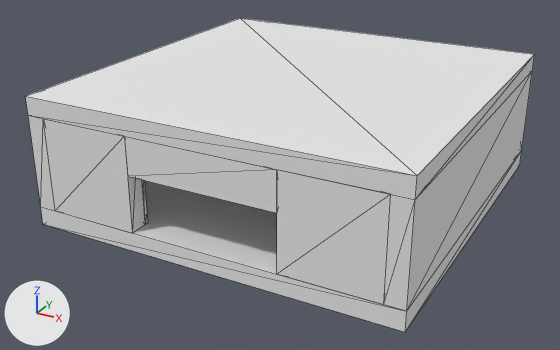
Two versions of the FBX model Assets/Models/Rooms/GenericRoom0.fbx, one commit apart.
Before and after are seen from a camera (50 mm lens) standing at (0.183, -0.358, 0.177) and looking at (-0.006, -0.014, 0.005). The lights are fixed; the arrows at lower left show +X, +Y and +Z. Mesh edges are drawn as thin lines. Where no turn or scale is listed for an object, it has been applied to the vertices. Vertices at the same position are counted once.

The first picture shows 'GenericRoom0Object'.
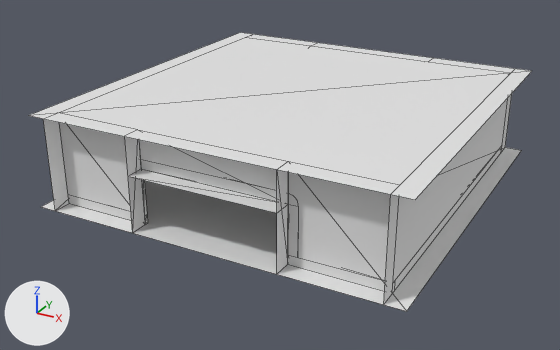
Where the change shows, as pixel boxes (x1, y1, x2, y2) in the pictures (560 x 350 px):
'GenericRoom0Object', reshaped (11% shorter)
    before: (25, 18, 535, 332)
    after: (28, 32, 532, 311)
part 1 of me_genericroom0mesh_001, deleted
    before: (25, 18, 535, 332)

The change, as a diff of the scene's bpy script:
```diff
--- a/Assets/Models/Rooms/GenericRoom0.fbx.py
+++ b/Assets/Models/Rooms/GenericRoom0.fbx.py
@@ me_genericroom0mesh_001 @@
 # used by ob_genericroom0object; location = (0.0, 0.0, 0.0)
-me_genericroom0mesh_001.from_pydata(...)  # 155 vertices, 328 faces; spans x -0.1..0.1, y -0.1..0.1, z -0.01..0.06
+me_genericroom0mesh_001.from_pydata(...)  # 147 vertices, 156 faces; spans x -0.1..0.1, y -0.1..0.1, z 0.0..0.05
+# me_genericroom0mesh_001 part 1
+# 8 vertices are removed from x -0.1..0.1, y -0.1..0.1, z -0.01..0.06
+# 172 faces are deleted
 me_genericroom0mesh_001.materials.append(mat_concrete0)
 me_genericroom0mesh_001.materials.append(mat_concrete1)
-me_genericroom0mesh_001.materials.append(mat_boundsmaterial)  # white #e7e7e7
```
